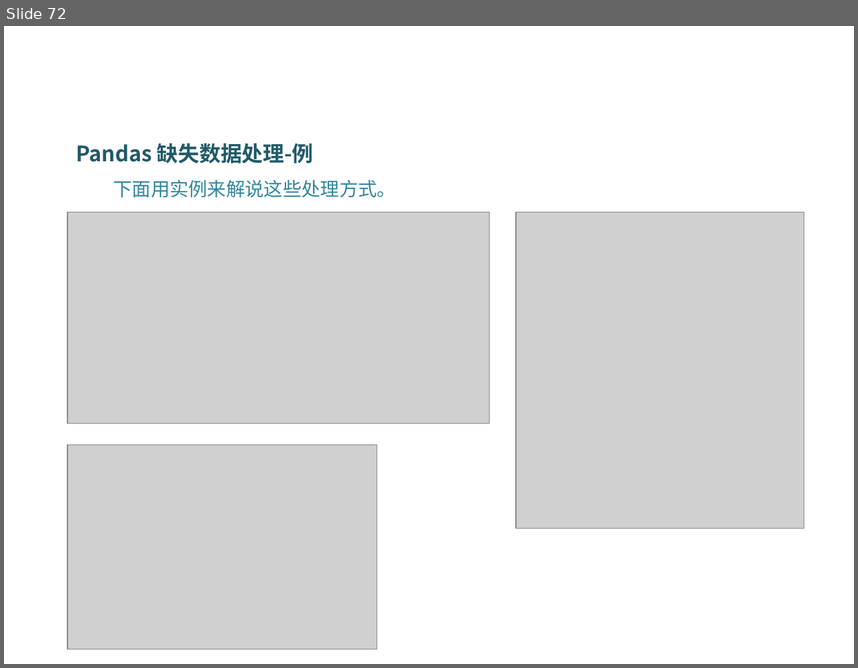
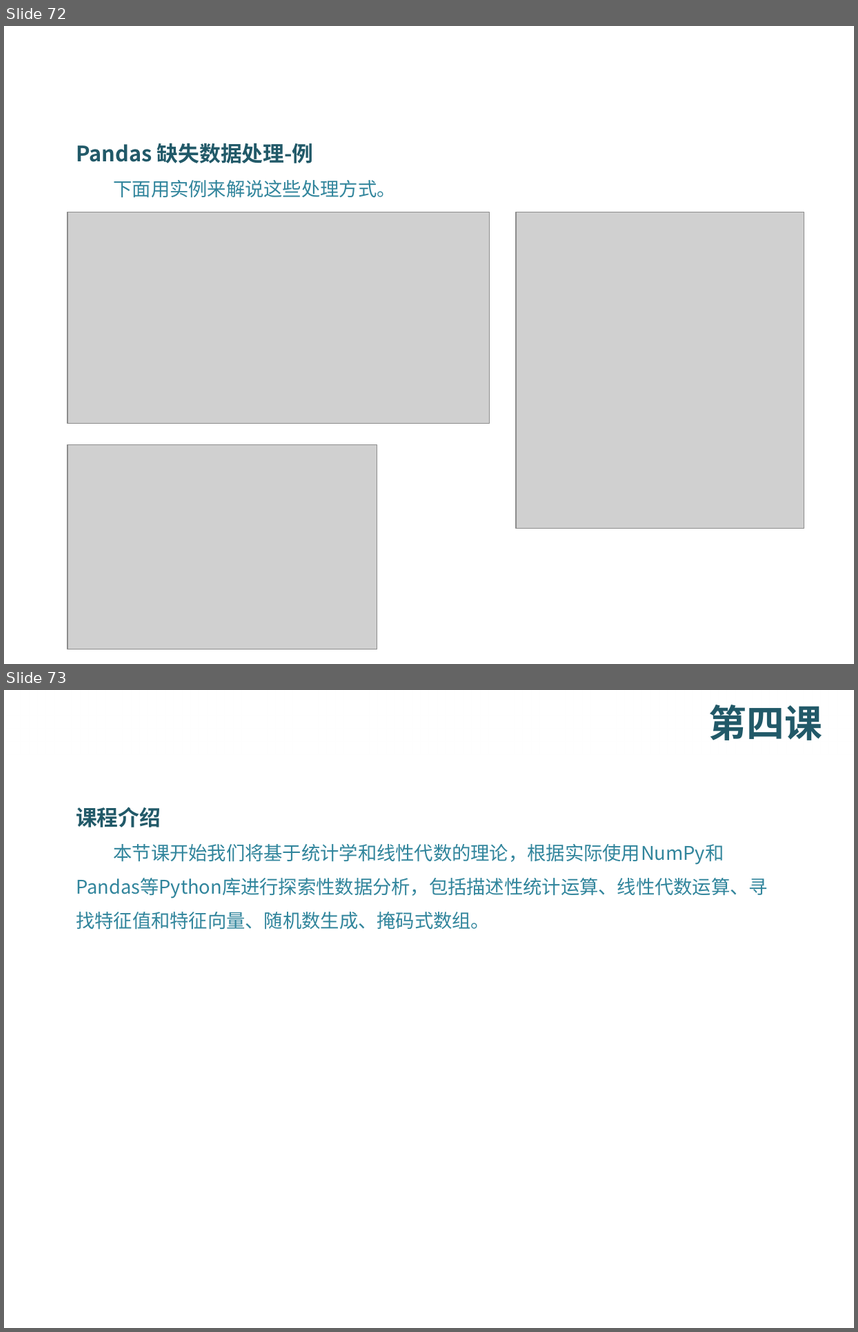
Before and after one commit to DataScienceCoding/Python-Data-Analysis, a slide deck: Python-Data-Analysis.pptx. Shown one above the other, each under a label of ours: slide 72 before the commit, slides 72 and 73 after it. The pictures are 858x668 and 858x1332 pixels, drawn with LibreOffice and Linux fonts; fonts in the diff are those of the drawing; grey boxes stand for pictures; background and template pictures are left out. Boxes give left, top, right and bottom in pixels: in the first picture for what was removed or moved away, otherwise in the second. Text is boxed around its words. In the diff, an @@ line names an element or a change of style, - is before the commit and + after.

```diff
--- a/Python-Data-Analysis.pptx
+++ b/Python-Data-Analysis.pptx
@@ slide 73 added at <box>4,690,854,1328</box>, background picture (left out) @@
@@ rectangle added at <box>4,690,854,755</box>, fill gradient #FFFFFF @@
@@ text added at <box>708,704,822,740</box>, 32 pt, text #215968, bold @@
+第四课
@@ text added at <box>76,807,768,929</box>, 16 pt, text #31859C @@
+课程介绍
+本节课开始我们将基于统计学和线性代数的理论，根据实际使用NumPy和Pandas等Python库进行探索性数据分析，包括描述性统计运算、线性代数运算、寻找特征值和特征向量、随机数生成、掩码式数组。
```
Also in this commit, not shown: 25 other slides added, 6 other files.
